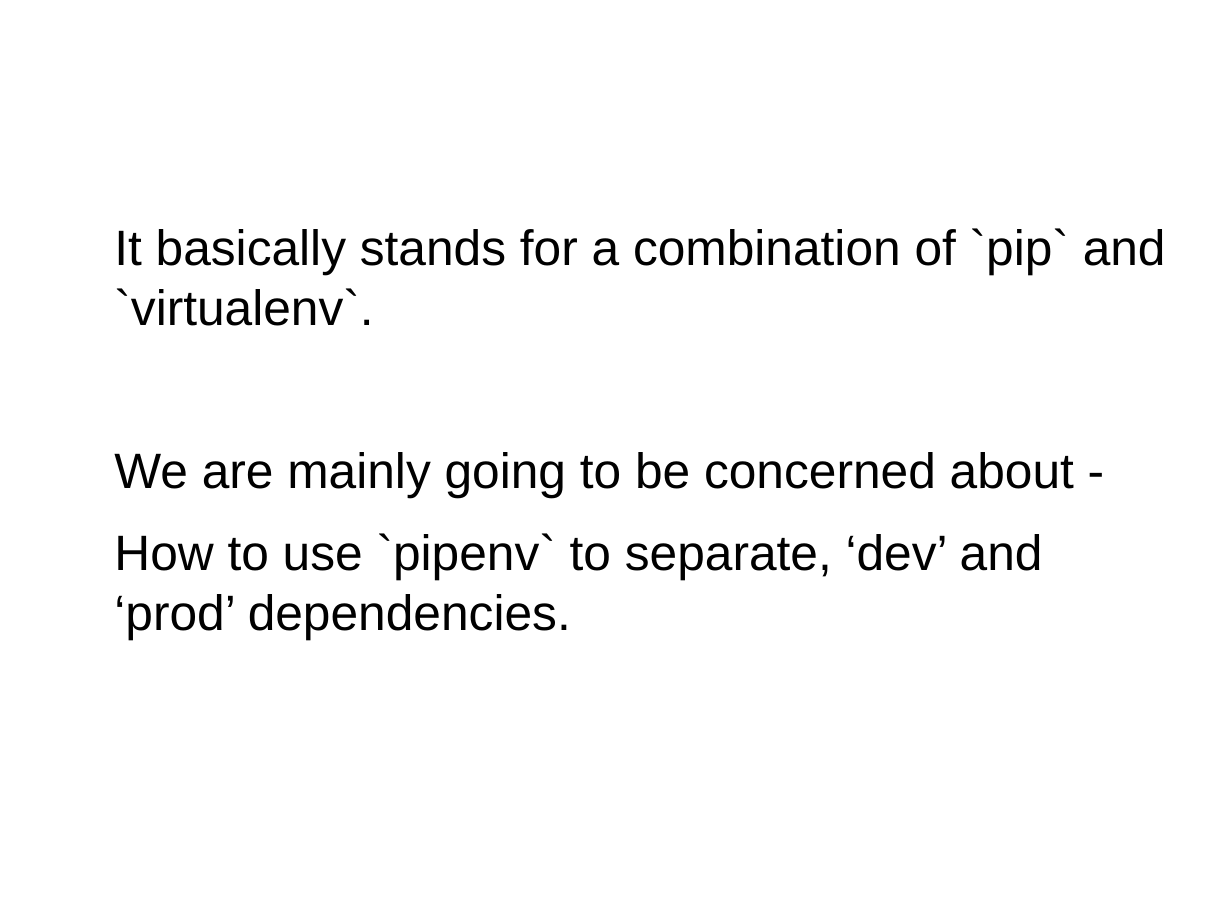
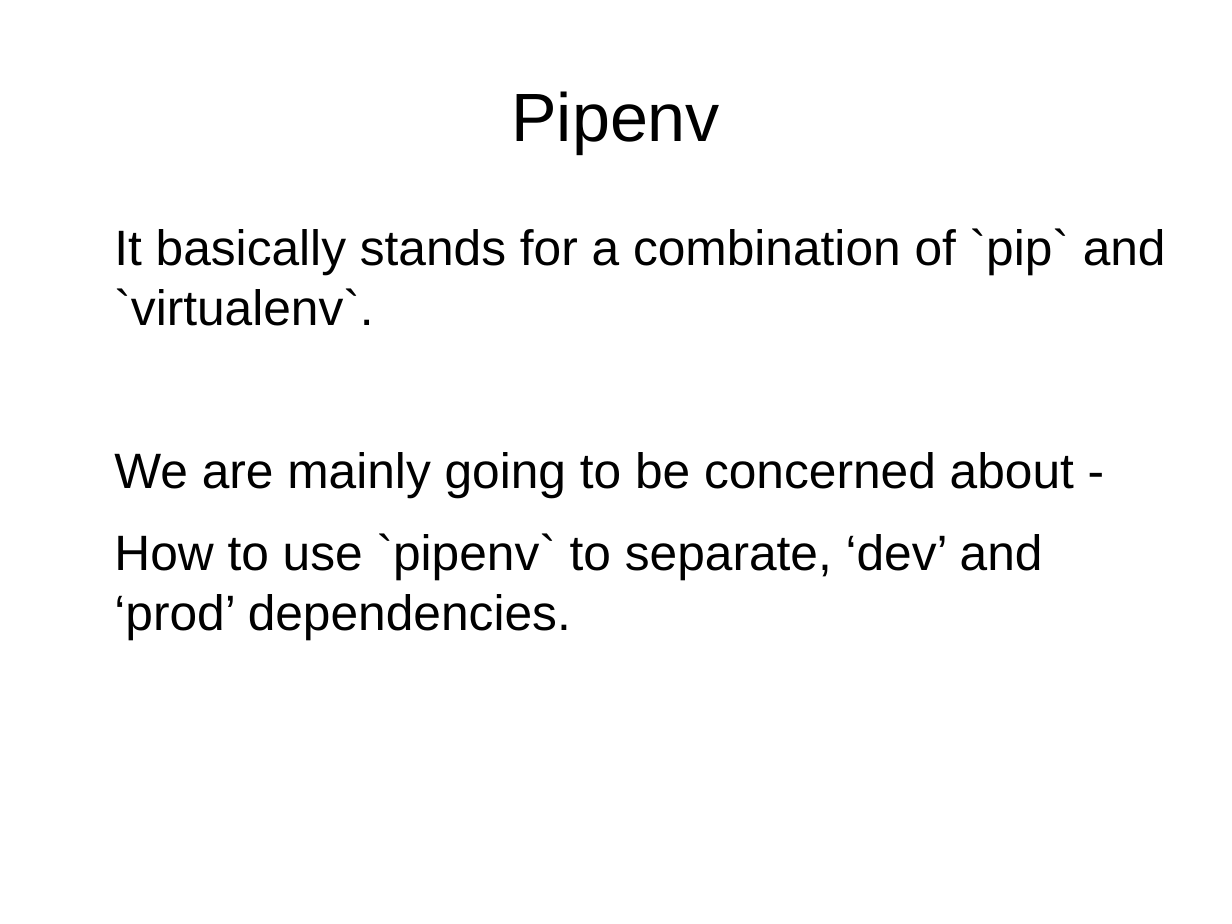
Before and after one commit to gabhijit/Pycon-2018, a slide deck: slide 15 of presentation.odp. Drawn at 1232x924 pixels with LibreOffice and Linux fonts; fonts in the diff are those of the drawing. Boxes give left, top, right and bottom in pixels: in the first picture for what was removed or moved away, otherwise in the second. Text is boxed around its words. In the diff, an @@ line names an element or a change of style, - is before the commit and + after.

```diff
--- a/presentation.odp
+++ b/presentation.odp
@@ title added at bbox=[511, 91, 720, 153], 44 pt, text #000000 @@
+Pipenv
```
Also in this commit, not shown: 11 other slides changed, 18 slides added, 2 slides removed.
